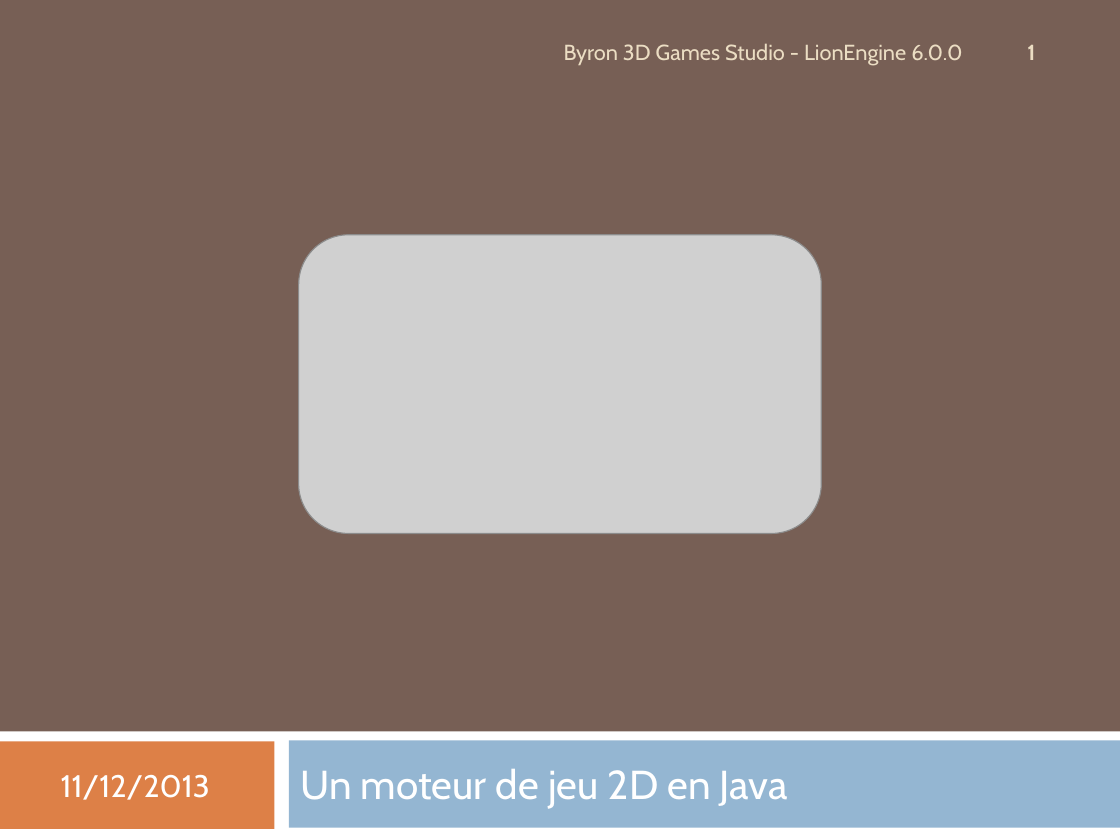
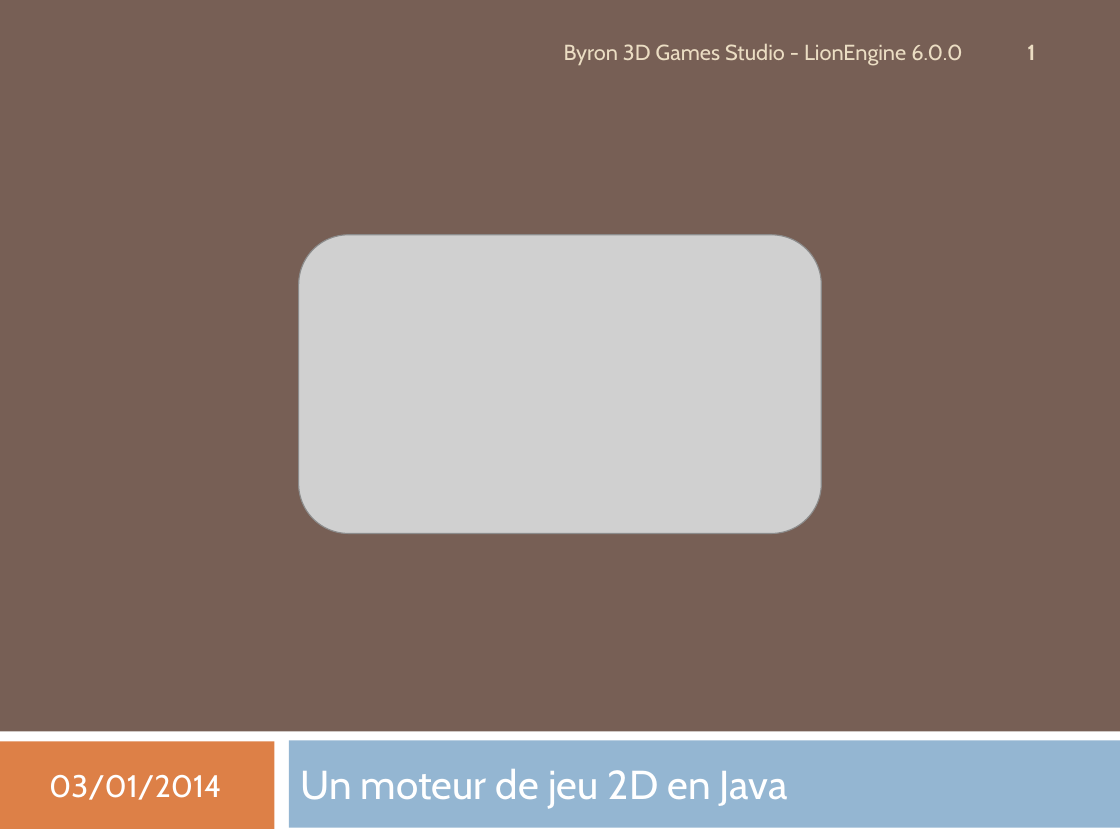
Before and after one commit to b3dgs/lionengine, a slide deck: slide 1 of doc/src/lionengine.pptx. Drawn at 1120x840 pixels with LibreOffice and Linux fonts; fonts in the diff are those of the drawing; grey boxes stand for pictures. Boxes give left, top, right and bottom in pixels: in the first picture for what was removed or moved away, otherwise in the second. Text is boxed around its words. In the diff, an @@ line names an element or a change of style, - is before the commit and + after.

```diff
--- a/doc/src/lionengine.pptx
+++ b/doc/src/lionengine.pptx
@@ text at (x1=49, y1=775, x2=221, y2=800): text changed @@
-11/12/2013
+03/01/2014
```
Also in this commit, not shown: 8 other slides changed, 1 other file.
